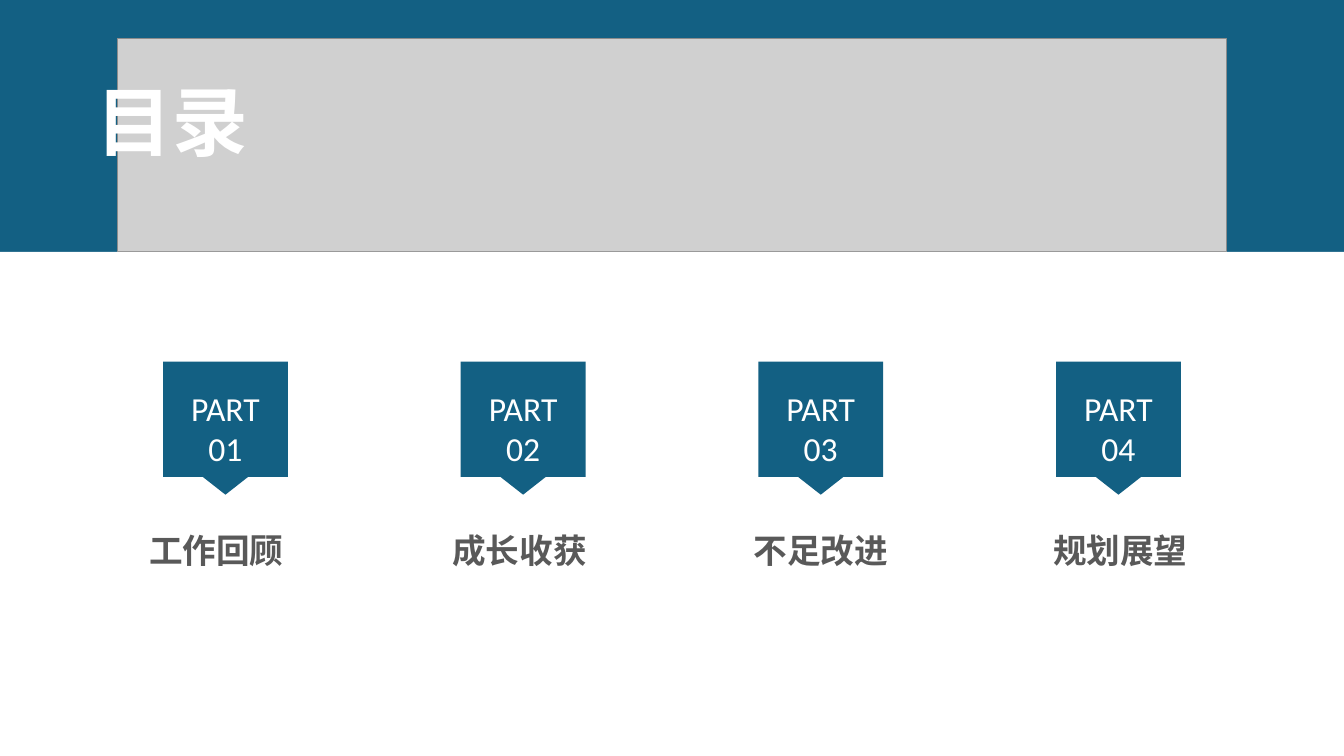
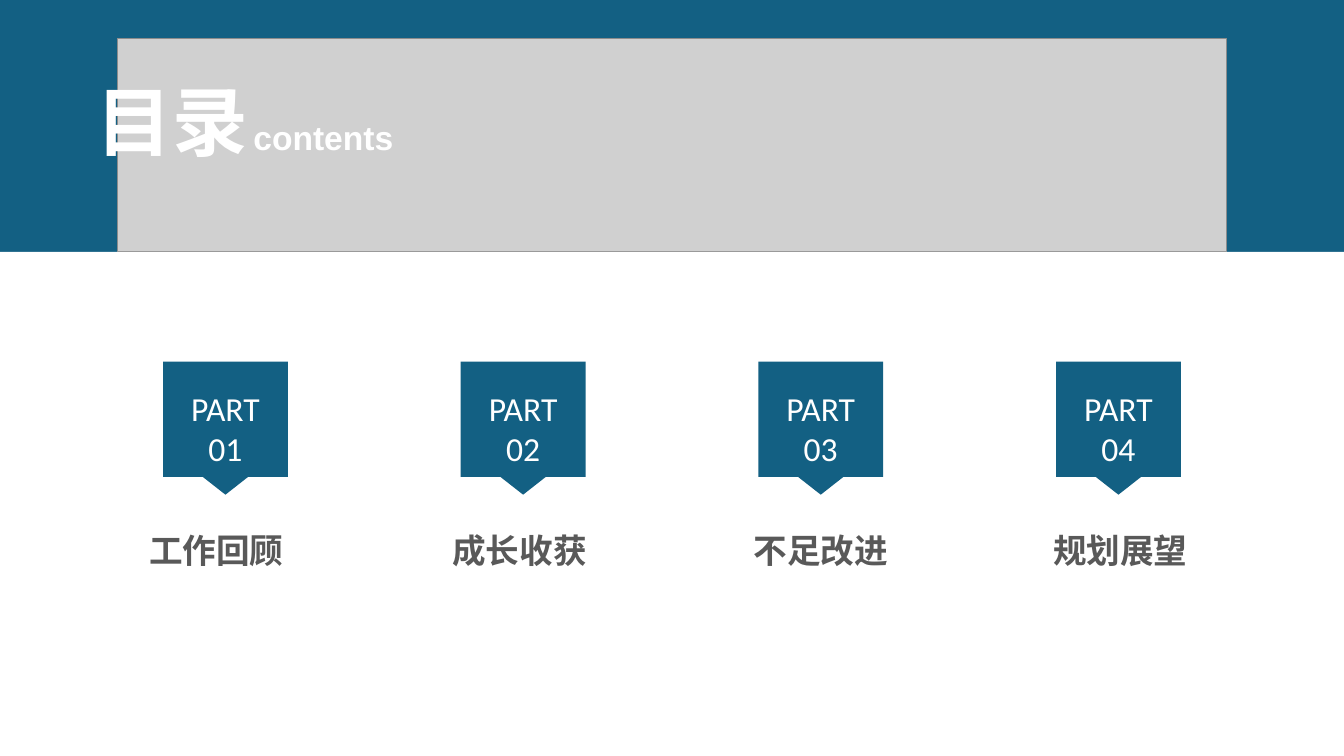
Before and after one commit to xljnc/husky-starter, a slide deck: slide 2 of doc/zzdb.pptx. Drawn at 1344x756 pixels with LibreOffice and Linux fonts; fonts in the diff are those of the drawing; grey boxes stand for pictures. Boxes give left, top, right and bottom in pixels: in the first picture for what was removed or moved away, otherwise in the second. Text is boxed around its words. In the diff, an @@ line names an element or a change of style, - is before the commit and + after.

```diff
--- a/doc/zzdb.pptx
+++ b/doc/zzdb.pptx
@@ text at (x1=96, y1=73, x2=393, y2=169): text changed; size 54 to 24 pt; font Noto Sans CJK SC to Arial @@
-目录
+目录 contents
```
Also in this commit, not shown: 7 other slides changed, 1 slide added.
